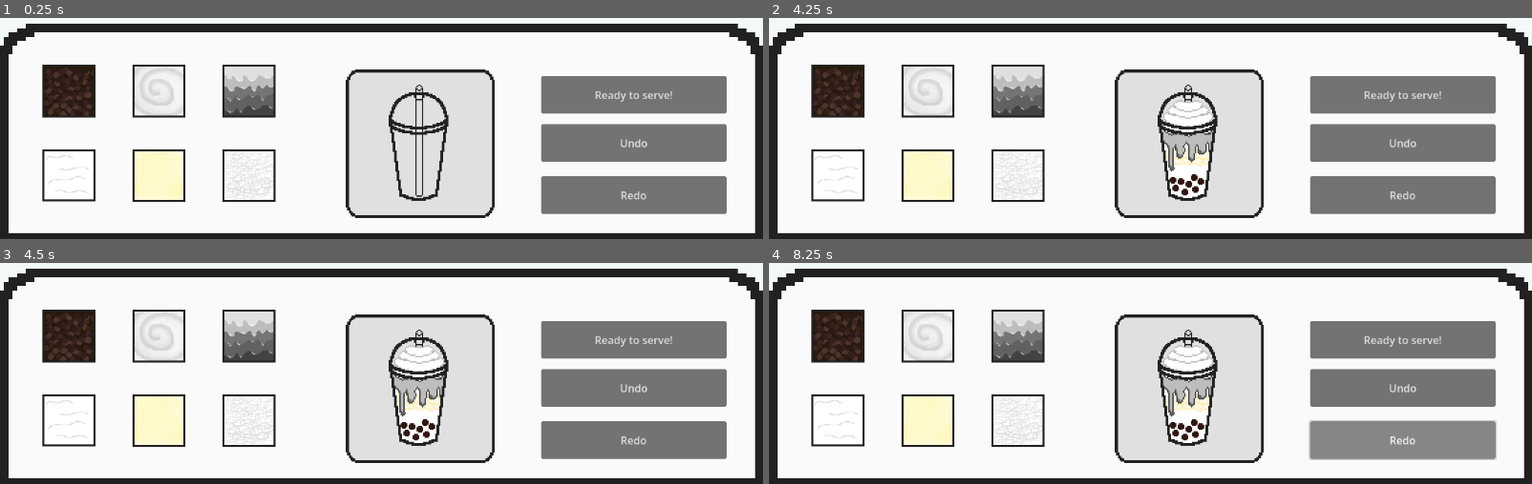
Above: before the commit, frames 1-4 (two rows, left to right).
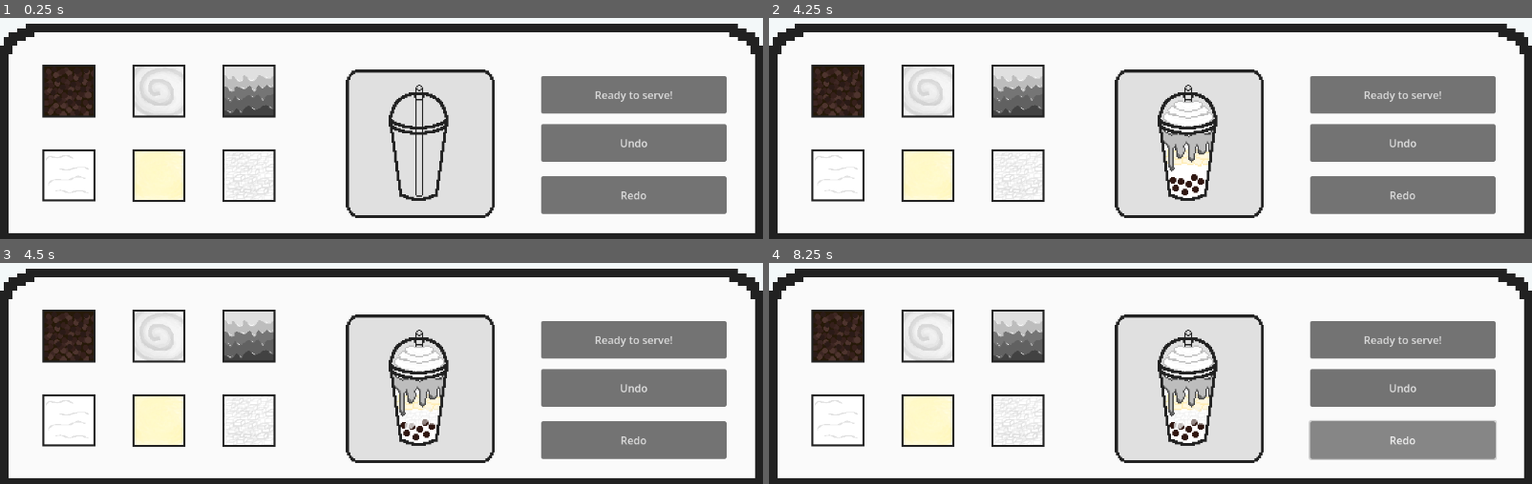
Above: after the commit, the same moments.

Repository: Crystal-153/Drink-Game
Game: Godot game, scene res://main.tscn
Same seed, same stepped clock (60 frames per second), same inputs: the game is played once before the commit and once after it.
Inputs (mouse positions are in pixels of both pictures, inside the frame that each line leads up to):
- Up to frame 1 (0.25 s): no input
- Up to frame 2 (4.25 s): click (837, 90) at 0.5 s; click (837, 174) at 1.25 s; click (929, 90) at 2 s; click (929, 174) at 2.75 s; click (1020, 90) at 3.5 s
- Up to frame 3 (4.5 s): click (251, 419) at 4.25 s
- Up to frame 4 (8.25 s): click "Ready to serve!" at 5 s; click "Ready to serve!" at 5.75 s; click "Undo" at 6.5 s; click "Redo" at 7.25 s; tap Enter at 8 s; hold Right from 8.03 s (still down); tap Alt at 8.1 s

Frames 1-2 are identical in both runs. In frame 3, less than 0.1% of the frame differs, in the area x 53-58%, y 65-75%; in frame 4, less than 0.1%.

Commit message:
All ingredients work now

Diff:
--- a/drink(main).gd
+++ b/drink(main).gd
@@ -5,7 +5,7 @@
 var counterWhipped=0
 var counterPudding=0
 var counterDrizzle=0
-
+var counterJelly=0
 # Called when the node enters the scene tree for the first time.
 func _ready() -> void:
 	pass # Replace with function body.
@@ -55,8 +55,10 @@
 	else:
 		pudding.visible=false
 		counterPudding=0
+#diff var because I don't want to deal with i being messed up due to this (,:
 var j=(colors.size()-1)
 @onready var drizzle = $addedDrizzle
+#goes thru the colors backwards again but for the drizzle instead
 func _on_ingredient_drizzle_add_drizzle() -> void:
 	if counterDrizzle==0:
 		drizzle.visible=true
@@ -69,3 +71,14 @@
 		drizzle.visible=false
 		j=(colors.size()-1)
 		counterDrizzle=0
+@onready var jelly = $addedJelly
+func _on_ingredient_jelly_add_jelly() -> void:
+	if counterJelly==0:
+		jelly.visible=true
+		counterJelly+=1
+	elif counterJelly!=(colors.size()-1):
+		jelly.modulate=Color(colors[counterJelly])
+		counterJelly+=1
+	else:
+		jelly.visible=false
+		counterJelly=0
--- /dev/null
+++ b/ingredient_jelly.gd
@@ -0,0 +1,13 @@
+extends TextureButton
+
+
+# Called when the node enters the scene tree for the first time.
+func _ready() -> void:
+	pass # Replace with function body.
+
+signal add_jelly
+
+
+
+func _on_pressed() -> void:
+	emit_signal("add_jelly")
--- a/main.tscn
+++ b/main.tscn
@@ -14,6 +14,7 @@
 [ext_resource type="Script" uid="uid://cn7qbt3x7dk5u" path="res://ingredient_pudding.gd" id="9_ycdy4"]
 [ext_resource type="PackedScene" uid="uid://cp0gywtq0wpj1" path="res://drink(main).tscn" id="10_4c57u"]
 [ext_resource type="Script" uid="uid://py778e6a6028" path="res://ingredient_drizzle.gd" id="11_w48qg"]
+[ext_resource type="Script" uid="uid://yorj6sigfpet" path="res://ingredient_jelly.gd" id="13_vivmo"]
 
 [node name="Node" type="Node" unique_id=1421395882]
 
@@ -96,6 +97,7 @@
 texture_normal = ExtResource("8_2cqfq")
 ignore_texture_size = true
 stretch_mode = 0
+script = ExtResource("13_vivmo")
 
 [node name="makingArea" type="TextureRect" parent="." unique_id=1331977361]
 texture_filter = 1
@@ -140,3 +142,5 @@
 [connection signal="pressed" from="ingredientPudding" to="ingredientPudding" method="_on_pressed"]
 [connection signal="add_drizzle" from="ingredientDrizzle" to="Node2D" method="_on_ingredient_drizzle_add_drizzle"]
 [connection signal="pressed" from="ingredientDrizzle" to="ingredientDrizzle" method="_on_pressed"]
+[connection signal="add_jelly" from="ingredientJelly" to="Node2D" method="_on_ingredient_jelly_add_jelly"]
+[connection signal="pressed" from="ingredientJelly" to="ingredientJelly" method="_on_pressed"]
Not shown, added: ingredient_jelly.gd.uid
